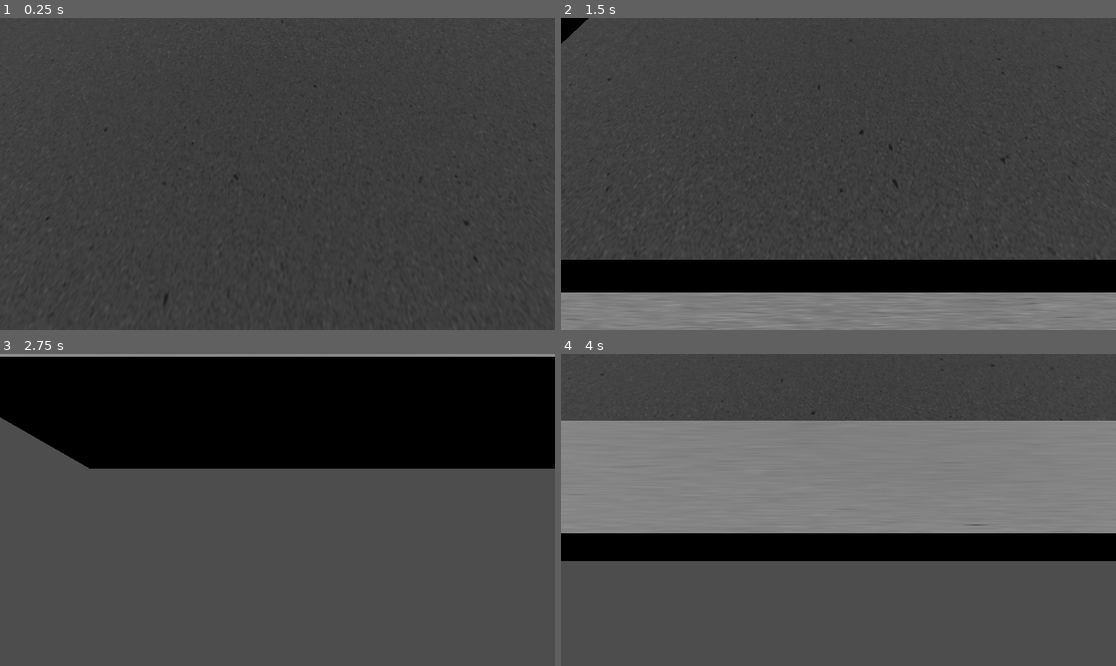
Above: before the commit, frames 1-4 (two rows, left to right).
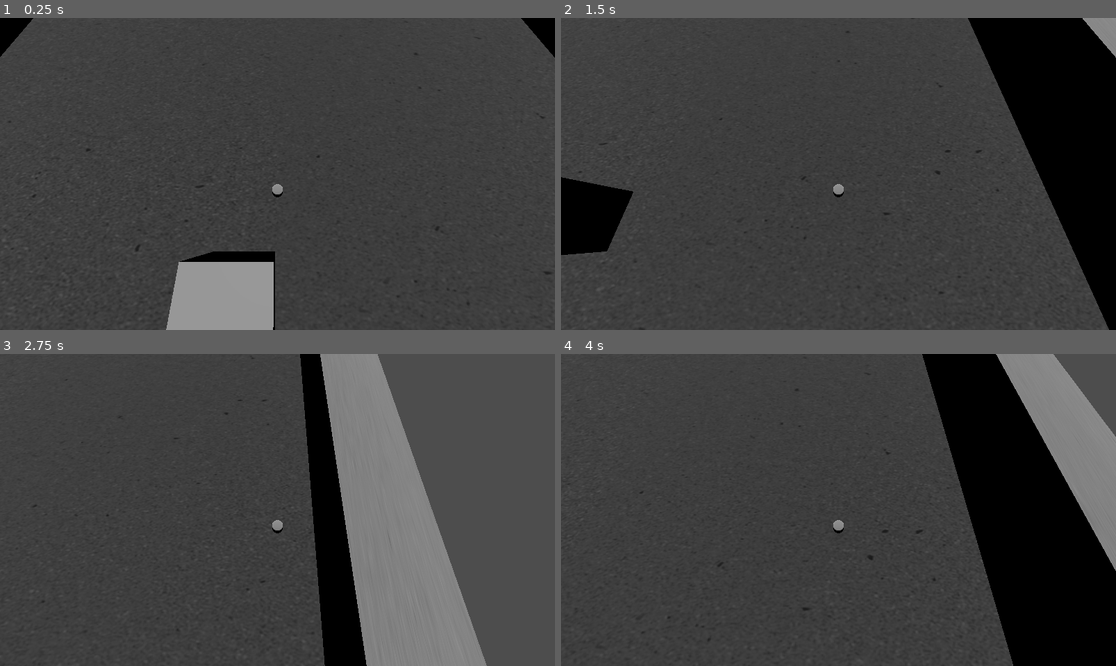
Above: after the commit, the same moments.

Repository: DresseurPanda/tp-iut-R506-bomberman
Game: Godot game, scene res://main.tscn
The game is run twice, just before and just after one commit, with the same random seed, the same clock (stepped at 60 frames per second) and the same inputs.
Inputs:
- Up to frame 1 (0.25 s): no input
- Up to frame 2 (1.5 s): tap Enter (ui_accept) at 0.5, 0.6, 0.77, 1.07, 1.35 s; hold Right (ui_right) 0.53-1.28 s; hold Down (ui_down) from 1.28 s (still down)
- Up to frame 3 (2.75 s): tap Enter (ui_accept) at 1.52, 1.82, 2.1 s; release Down (ui_down) at 2.03 s; hold Right (ui_right) from 2.03 s (still down)
- Up to frame 4 (4 s): release Right (ui_right) at 2.78 s; hold Up (ui_up) 2.78-3.53 s; tap Enter (ui_accept) at 2.85, 3.02, 3.32, 3.6, 3.77 s; hold Left (ui_left) from 3.53 s (still down)

The runs differ from the first frame. In frame 1, 5.4% of the frame differs, in the area x 0-100%, y 0-100%; in frame 2, 38%; in frame 3, 50%; in frame 4, 53%.

Commit message:
Feat : ajout de la collision des murs + début de l'ennemi

Diff:
--- /dev/null
+++ b/Ennemis/ennemi.tscn
@@ -0,0 +1,19 @@
+[gd_scene format=3 uid="uid://bnhvrctt0q4vw"]
+
+[sub_resource type="CapsuleShape3D" id="CapsuleShape3D_824qf"]
+
+[sub_resource type="StandardMaterial3D" id="StandardMaterial3D_tewko"]
+albedo_color = Color(0.51555777, 0.07356972, 0, 1)
+
+[sub_resource type="CapsuleMesh" id="CapsuleMesh_dp5oi"]
+material = SubResource("StandardMaterial3D_tewko")
+
+[node name="Ennemi" type="CharacterBody3D" unique_id=1728542207]
+
+[node name="CollisionShape3D" type="CollisionShape3D" parent="." unique_id=890305195]
+transform = Transform3D(0.2, 0, 0, 0, 0.2, 0, 0, 0, 0.2, 0, 0, 0)
+shape = SubResource("CapsuleShape3D_824qf")
+
+[node name="MeshInstance3D" type="MeshInstance3D" parent="." unique_id=569999515]
+transform = Transform3D(0.2, 0, 0, 0, 0.2, 0, 0, 0, 0.2, 0, 0, 0)
+mesh = SubResource("CapsuleMesh_dp5oi")
--- a/Map/Wall.tscn
+++ b/Map/Wall.tscn
@@ -10,9 +10,14 @@
 material = SubResource("StandardMaterial3D_jwy2u")
 size = Vector3(16, 2, 1)
 
+[sub_resource type="BoxShape3D" id="BoxShape3D_c23k3"]
+size = Vector3(15.977539, 2.0723267, 0.9863281)
+
 [node name="StaticBody3D" type="StaticBody3D" unique_id=1760271203]
 
 [node name="MeshInstance3D" type="MeshInstance3D" parent="." unique_id=867829663]
 mesh = SubResource("BoxMesh_3hq0k")
 
 [node name="CollisionShape3D" type="CollisionShape3D" parent="." unique_id=188313256]
+transform = Transform3D(1, 0, 0, 0, 1, 0, 0, 0, 1, 0.009277344, 0.0069274902, -0.016845703)
+shape = SubResource("BoxShape3D_c23k3")
--- a/Personnage/Personnage.tscn
+++ b/Personnage/Personnage.tscn
@@ -16,16 +16,16 @@
 script = ExtResource("1_hpy36")
 
 [node name="CollisionShape3D" type="CollisionShape3D" parent="." unique_id=1063427851]
-transform = Transform3D(0.5, 0, 0, 0, 0.5, 0, 0, 0, 0.5, 0, -0.00061035156, 0)
+transform = Transform3D(0.2, 0, 0, 0, 0.2, 0, 0, 0, 0.2, 0, -0.00061035156, 0)
 shape = SubResource("CapsuleShape3D_xon3y")
 
 [node name="MeshInstance3D" type="MeshInstance3D" parent="." unique_id=1450027965]
-transform = Transform3D(0.5, 0, 0, 0, 0.5, 0, 0, 0, 0.5, 0, 0, 0)
+transform = Transform3D(0.2, 0, 0, 0, 0.2, 0, 0, 0, 0.2, 0, 0, 0)
 mesh = SubResource("CapsuleMesh_hpy36")
 surface_material_override/0 = SubResource("ORMMaterial3D_qpu3w")
 
 [node name="Camera3D" type="Camera3D" parent="." unique_id=126363695]
-transform = Transform3D(1.17941376e-07, -0.92454606, 0.38107038, -6.662846e-08, 0.38107038, 0.92454606, -1, -1.3443236e-07, -1.6657115e-08, 4, 4, 0)
+transform = Transform3D(1, 0, 0, 0, 0.3420201, 0.9396926, 0, -0.9396926, 0.3420201, 0, 3, 0.75)
 fov = 88.32827
 
 [node name="DirectionalLight3D" type="DirectionalLight3D" parent="." unique_id=1480573276]
--- a/Personnage/personnage.gd
+++ b/Personnage/personnage.gd
@@ -1,5 +1,3 @@
-
-
 extends CharacterBody3D
 
 
@@ -10,15 +8,10 @@
 
 
 
-func _physics_process(_delta: float) -> void:
+func _physics_process(delta: float) -> void:
 	# Add the gravity.
-	#if not is_on_floor():
-		#velocity += get_gravity() * delta
-
-	# Handle jump.
-	if Input.is_action_just_pressed("ui_accept"): #and is_on_floor()
-		velocity.y = JUMP_VELOCITY
-
+	if not is_on_floor():
+		velocity += get_gravity() * delta
 	# Get the input direction and handle the movement/deceleration.
 	# As good practice, you should replace UI actions with custom gameplay actions.
 	var input_dir := Input.get_vector("ui_left", "ui_right", "ui_up", "ui_down")
--- a/main.tscn
+++ b/main.tscn
@@ -3,6 +3,7 @@
 [ext_resource type="PackedScene" uid="uid://8qye64eqt22y" path="res://Personnage/Personnage.tscn" id="1_ig7tw"]
 [ext_resource type="PackedScene" uid="uid://ciesvyoke4dvj" path="res://Map/base_map.tscn" id="2_h2yge"]
 [ext_resource type="PackedScene" uid="uid://d2dppyjnxhgyy" path="res://Map/Wall.tscn" id="3_1bvp3"]
+[ext_resource type="PackedScene" uid="uid://bnhvrctt0q4vw" path="res://Ennemis/ennemi.tscn" id="4_1bvp3"]
 
 [sub_resource type="PhysicsMaterial" id="PhysicsMaterial_ig7tw"]
 
@@ -13,6 +14,7 @@
 [node name="Node3D" type="Node3D" unique_id=1559146486]
 
 [node name="Personnage" parent="." unique_id=515754185 instance=ExtResource("1_ig7tw")]
+transform = Transform3D(1, 0, 0, 0, 1, 0, 0, 0, 1, 0.008467674, 0, 0.013874054)
 
 [node name="StaticBody3D" type="StaticBody3D" parent="." unique_id=1374439993]
 transform = Transform3D(1, 0, 0, 0, 1, 0, 0, 0, 1, -0.07343364, 0, 1.7824214)
@@ -23,19 +25,25 @@
 debug_color = Color(5.0880766, 11.497116, 13.328268, 0.41960785)
 
 [node name="MeshInstance3D" type="MeshInstance3D" parent="StaticBody3D" unique_id=2029094749]
+transform = Transform3D(1, 0, 0, 0, 1, 0, 0, 0, 1, -0.4571762, 0.6472354, -0.22759962)
 mesh = SubResource("BoxMesh_h2yge")
-transform = Transform3D(1, 0, 0, 0, 1, 0, 0, 0, 1, -0.4571762, 0.6472354, -0.22759962)
 
-[node name="Floor" parent="." unique_id=2122610518 instance=ExtResource("2_h2yge")]
+[node name="Arena" type="Node3D" parent="." unique_id=850583243]
+transform = Transform3D(1, 0, 0, 0, 1, 0, 0, 0, 1, 0, -0.65, 0)
 
-[node name="StaticBody3D" parent="." unique_id=1760271203 instance=ExtResource("3_1bvp3")]
+[node name="Floor" parent="Arena" unique_id=2122610518 instance=ExtResource("2_h2yge")]
+
+[node name="StaticBody3D2" parent="Arena" unique_id=1760271203 instance=ExtResource("3_1bvp3")]
 transform = Transform3D(1, 0, 0, 0, 1, 0, 0, 0, 1, 0.004, 1, 8.5)
 
-[node name="StaticBody3D2" parent="." unique_id=1051022988 instance=ExtResource("3_1bvp3")]
+[node name="StaticBody3D3" parent="Arena" unique_id=1051022988 instance=ExtResource("3_1bvp3")]
 transform = Transform3D(1, 0, 0, 0, 1, 0, 0, 0, 1, 0.004, 1, -8.5)
 
-[node name="StaticBody3D3" parent="." unique_id=1450692660 instance=ExtResource("3_1bvp3")]
+[node name="StaticBody3D4" parent="Arena" unique_id=1450692660 instance=ExtResource("3_1bvp3")]
 transform = Transform3D(-4.371139e-08, 0, 1, 0, 1, 0, -1, 0, -4.371139e-08, 8.5, 1, 0)
 
-[node name="StaticBody3D4" parent="." unique_id=1026807936 instance=ExtResource("3_1bvp3")]
+[node name="StaticBody3D5" parent="Arena" unique_id=1026807936 instance=ExtResource("3_1bvp3")]
 transform = Transform3D(-4.371139e-08, 0, 1, 0, 1, 0, -1, 0, -4.371139e-08, -8.5, 1, 0)
+
+[node name="Ennemi" parent="." unique_id=1728542207 instance=ExtResource("4_1bvp3")]
+transform = Transform3D(1, 0, 0, 0, 1, 0, 0, 0, 1, 0, 0, 5)
